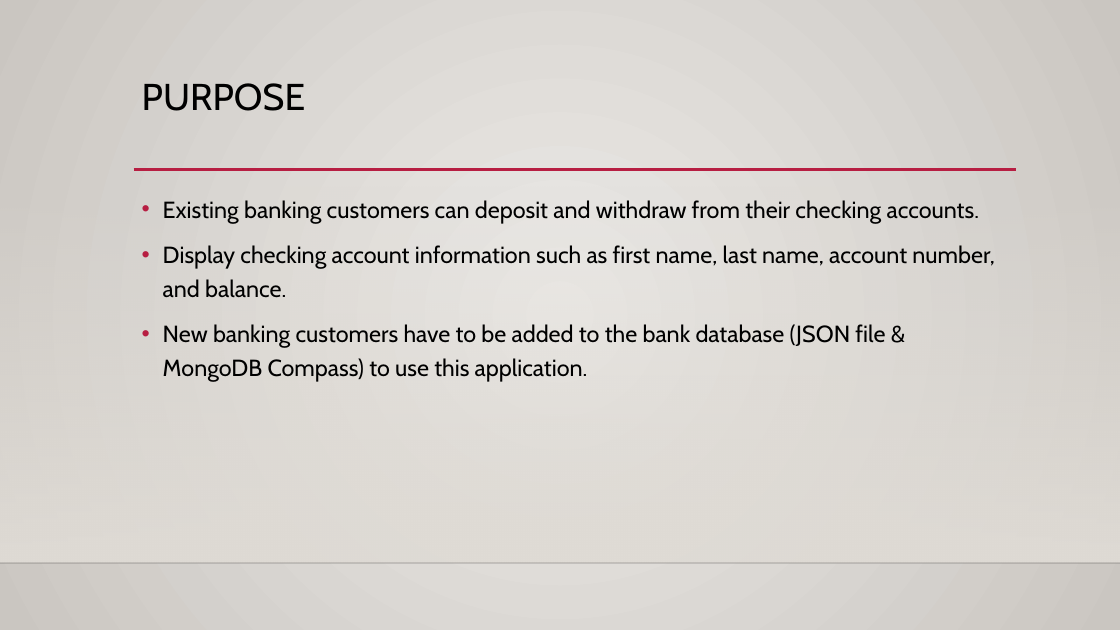
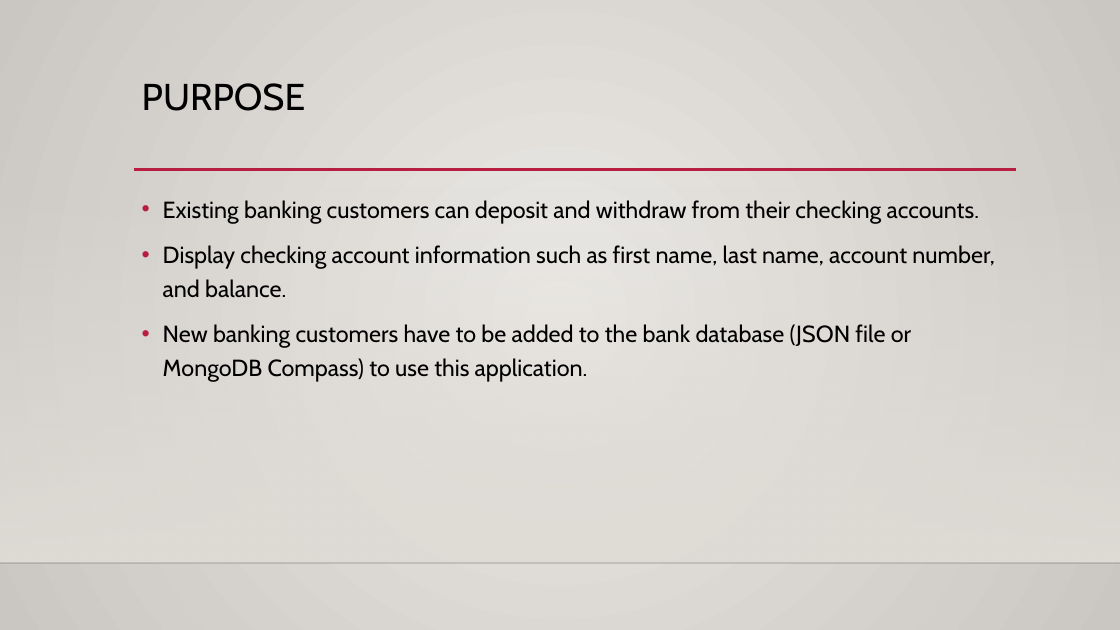
Before and after one commit to Carlos-Quarterman/TestP1, a slide deck: slide 2 of Banking Application Presentation.pptx. Drawn at 1120x630 pixels with LibreOffice and Linux fonts; fonts in the diff are those of the drawing; background and template pictures are left out. Boxes give left, top, right and bottom in pixels: in the first picture for what was removed or moved away, otherwise in the second. Text is boxed around its words. In the diff, an @@ line names an element or a change of style, - is before the commit and + after.

Commit message:
Initial commit, added project

```diff
--- a/Banking Application Presentation.pptx
+++ b/Banking Application Presentation.pptx
@@ text at bbox=[163, 324, 911, 382]: text changed @@
-• New banking customers have to be added to the bank database (JSON file & MongoDB Compass) to use this application.
+• New banking customers have to be added to the bank database (JSON file or MongoDB Compass) to use this application.
```
